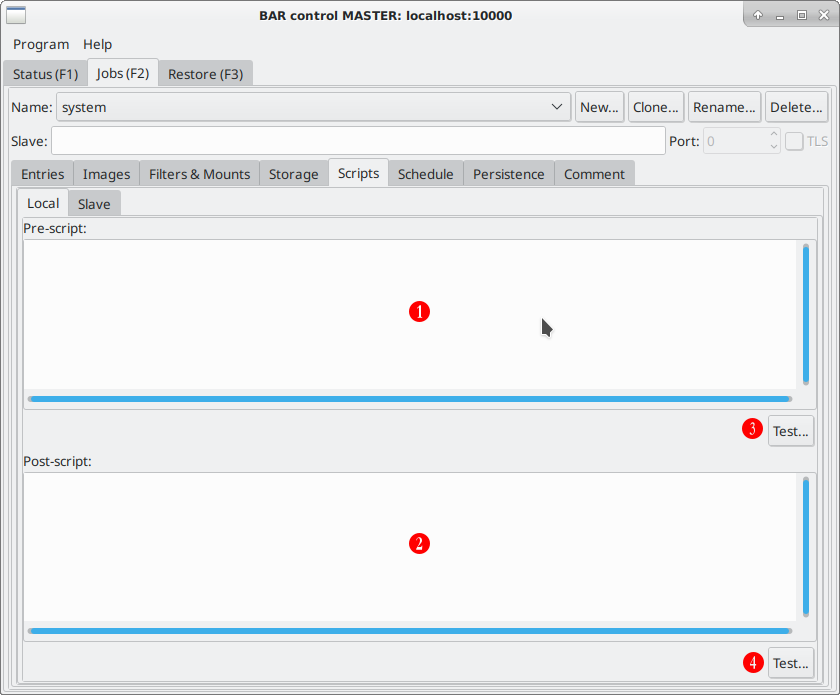
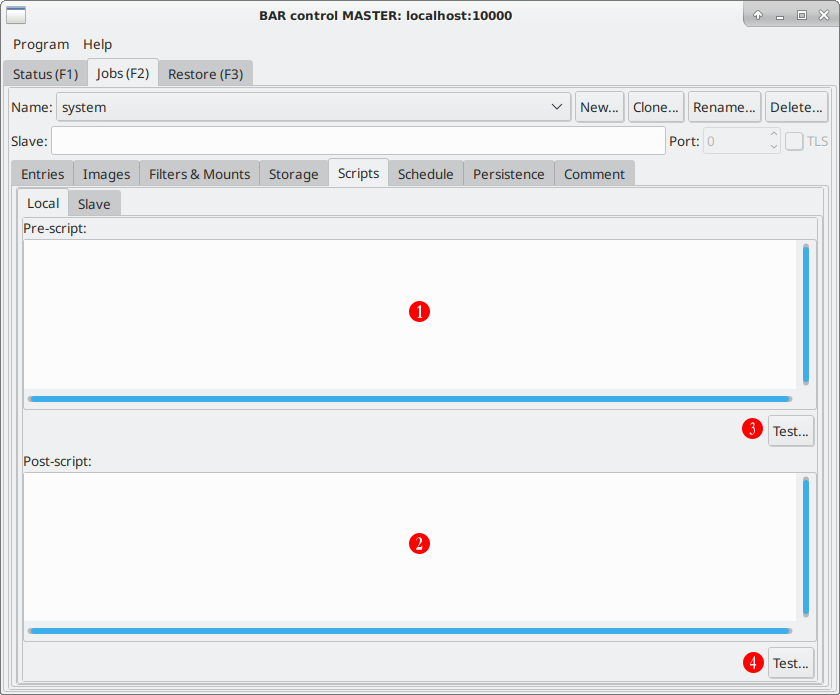
Before/after of a 840×695 layered artwork. What changed in the layer stack:
painted on "snapshot7.png" over [539, 316, 556, 341]
